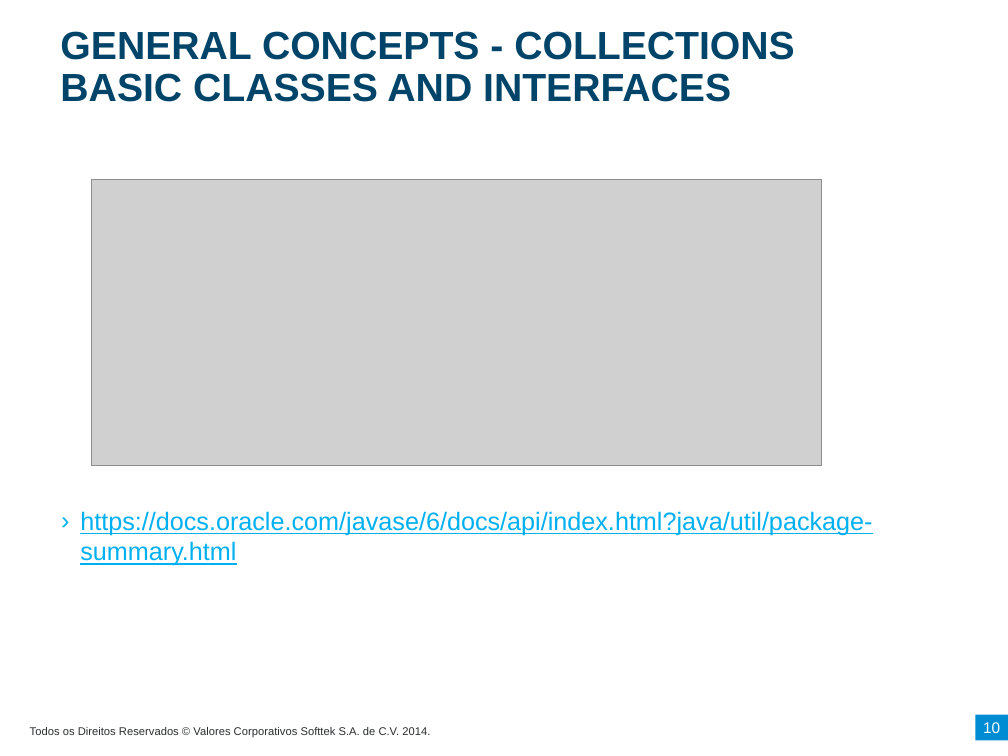
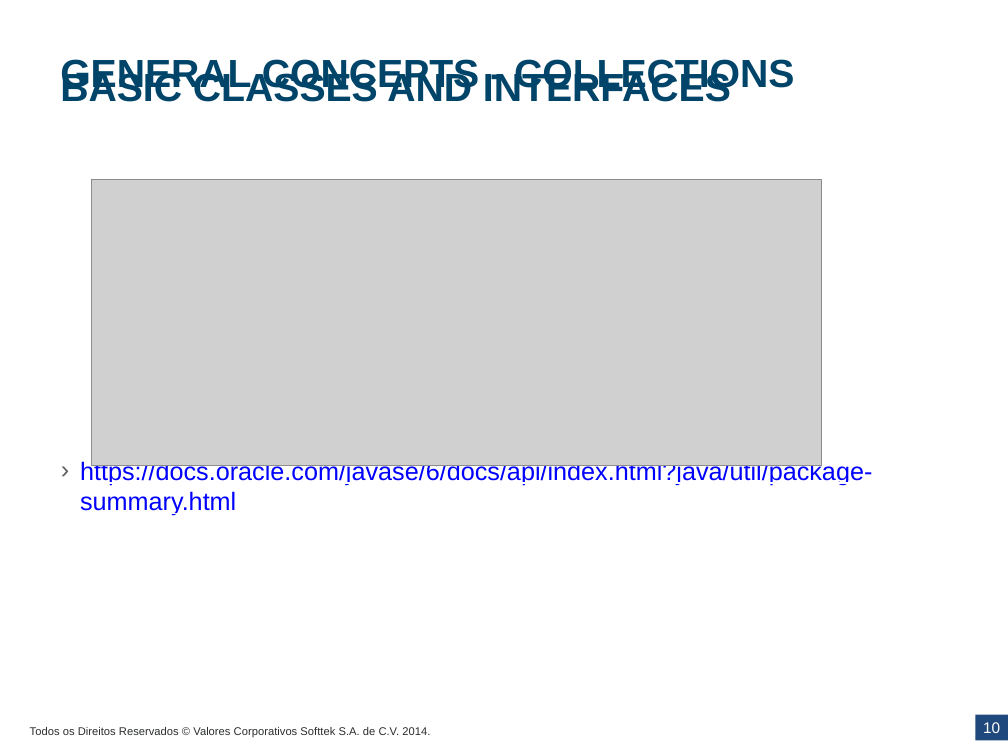
Before and after one commit to softtekAcademy/JavaCourse2016, a slide deck: slide 10 of AdvancedJava-master/collections/doc/Collections.pptx. Drawn at 1008x756 pixels with LibreOffice and Linux fonts; fonts in the diff are those of the drawing; grey boxes stand for pictures; background and template pictures are left out. Boxes give left, top, right and bottom in pixels: in the first picture for what was removed or moved away, otherwise in the second. Text is boxed around its words. In the diff, an @@ line names an element or a change of style, - is before the commit and + after.

```diff
--- a/AdvancedJava-master/collections/doc/Collections.pptx
+++ b/AdvancedJava-master/collections/doc/Collections.pptx
@@ text "GENERAL CONCEPTS - COLLECTIONS BASIC ..." at bbox=[60, 56, 794, 109]: line spacing 30pt to 10.6pt @@
@@ text "https://docs.oracle.com/javase/6/docs/api/index.html?java/ut ..." at bbox=[80, 459, 872, 516]: text colour #00B0F0 to #0000FF; less space between paragraphs @@
@@ rectangle at bbox=[976, 715, 1008, 741]: fill #008CD2 to #1F497D @@
```
Also in this commit, not shown: 23 other slides changed, 1 slide added, 1 slide removed, 8 other files.
